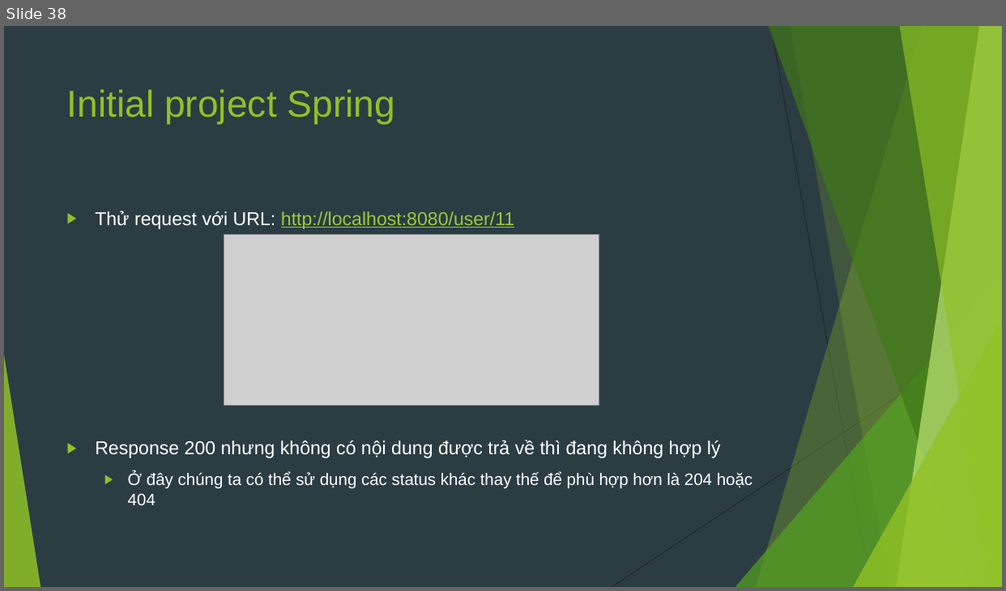
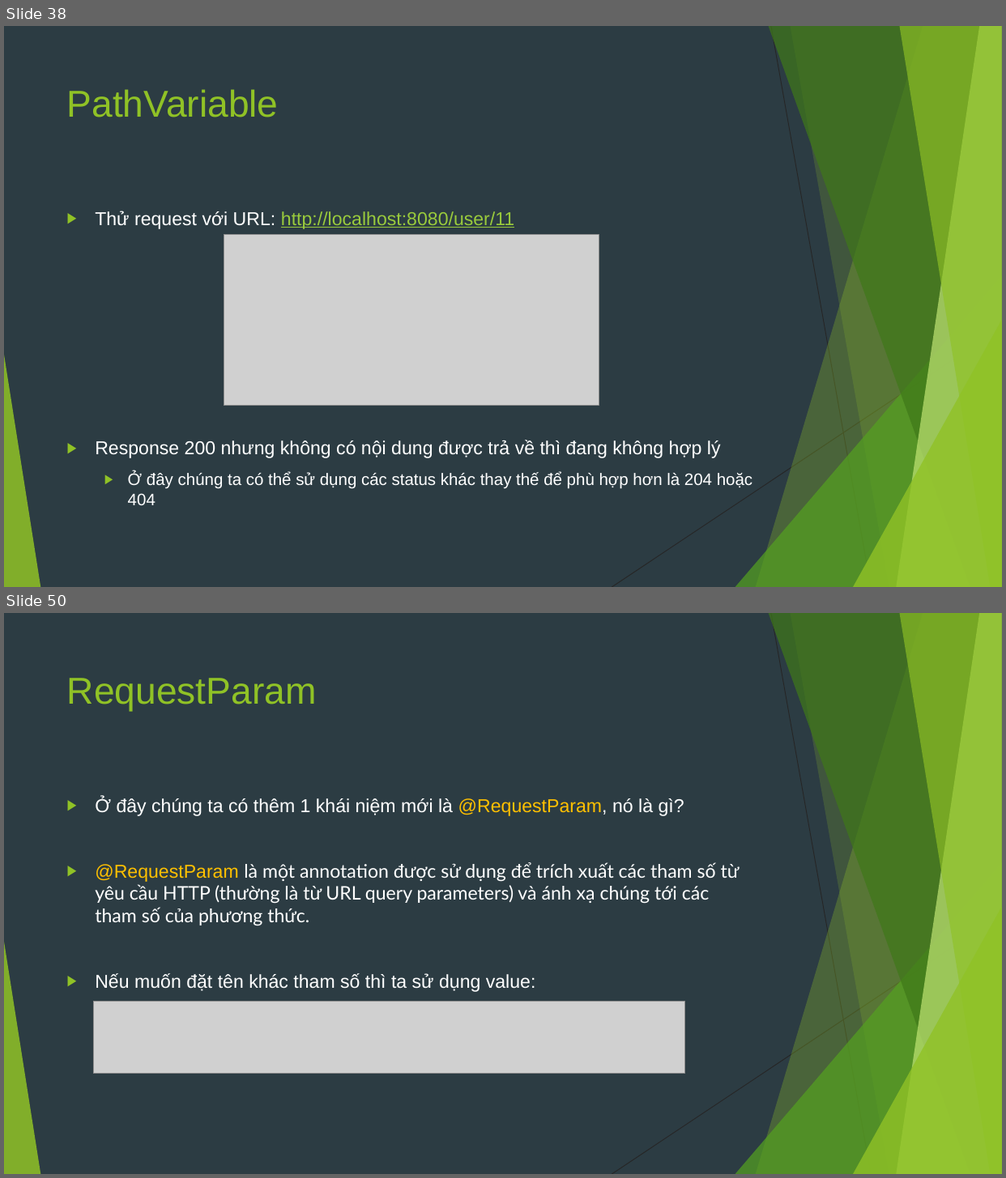
Before and after one commit to sobbingwind/SpringBoot, a slide deck: 02.RESTful API.pptx. Shown one above the other, each under a label of ours: slide 38 before the commit, slides 38 and 50 after it; the slides between them are not shown. The pictures are 1006x591 and 1006x1178 pixels, drawn with LibreOffice and Linux fonts; fonts in the diff are those of the drawing; grey boxes stand for pictures. Boxes give left, top, right and bottom in pixels: in the first picture for what was removed or moved away, otherwise in the second. Text is boxed around its words. In the diff, an @@ line names an element or a change of style, - is before the commit and + after.

```diff
--- a/02.RESTful API.pptx
+++ b/02.RESTful API.pptx
@@ slide 50 added at (4,613,1002,1174), background #2C3C43; not listed: 10 template elements that a slide beside it also shows @@
@@ title added at (67,678,317,712), 36 pt, text #90C226 @@
+RequestParam
@@ text added at (95,797,739,992), 18 pt, text #FFFFFF @@
+▶ Ở đây chúng ta có thêm 1 khái niệm mới là @RequestParam, nó là gì?
+▶ @RequestParam là một annotation được sử dụng để trích xuất các tham số từ yêu cầu HTTP (thường là từ URL query parameters) và ánh xạ chúng tới các tham số của phương thức.
+▶ Nếu muốn đặt tên khác tham số thì ta sử dụng value:
@@ picture added at (93,1002,684,1073) @@
@@ slide 38 changed as well @@
@@ title at (67,89,279,118): text changed @@
-Initial project Spring
+PathVariable
```
Also in this commit, not shown: 15 other slides changed, 17 other slides added.
